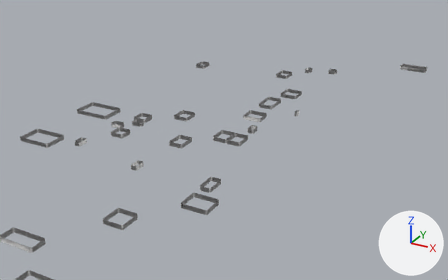
Two versions of the FBX model Assets/FBX/building_for_sale_barriers.fbx, one commit apart.
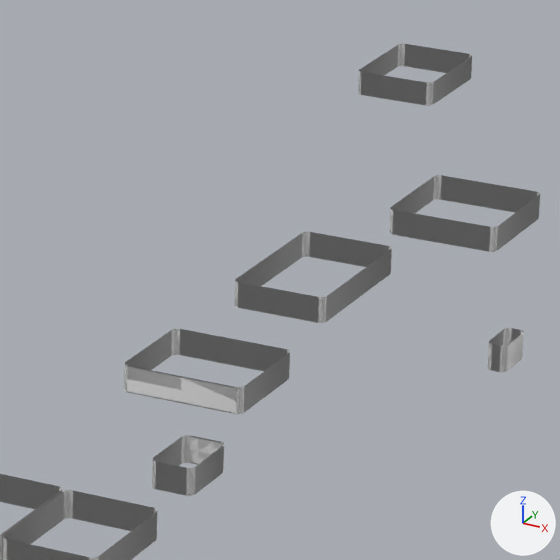
Each version is shown from a camera (50 mm lens) standing at (143.3, -250.4, 117.1) and looking at (-0.5, 11.1, -13.6), then close up on the part from 50% to 68% of the width and 23% to 51% of the height. Every picture has the same lights, and +X, +Y and +Z are marked at lower right. Where no turn or scale is listed for an object, it has been applied to the vertices. Vertices at the same position are counted once.

Objects in the first close-up: 'boncafe_for_sale_barrier', 'la_municipalidad_for_sale_barrier', 'malacateco_for_sale_barrier', 'morazan_for_sale_barrier', 'parque_for_sale_barrier', 'san_isidrofor_sale_barrier', 'santa_luciafor_sale_barrier', 'starbus_for_sale_barrier'.
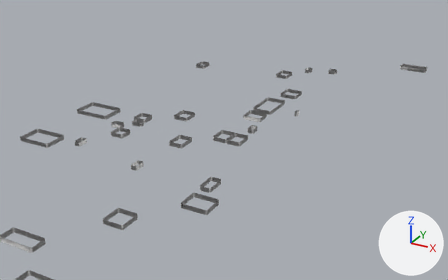
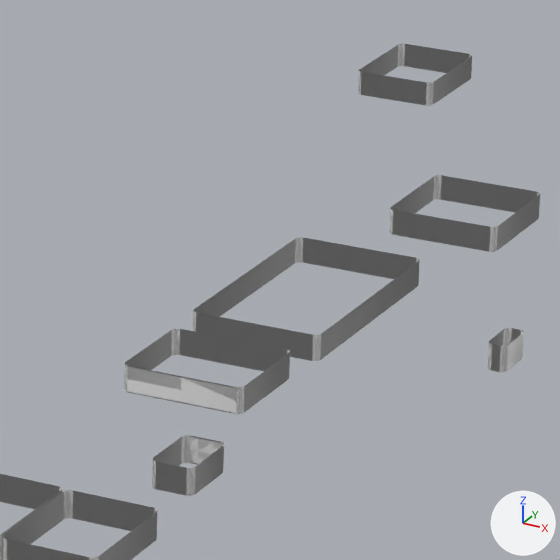
Boxes [x1, y1, x2, y2] around the edits, measured in the close-ups (560 x 560 px; the box of a moved part takes in the faces that stretch with it):
'parque_for_sale_barrier', reshaped, moved (44% wider, 36% taller)
    before: [235, 232, 392, 323]
    after: [193, 237, 420, 361]
part 1 of me_cube_263, moved or reshaped
    before: [235, 281, 238, 308]
    after: [193, 311, 196, 332]
part 2 of me_cube_263, moved or reshaped
    before: [235, 232, 389, 286]
    after: [193, 237, 416, 317]
part 3 of me_cube_263, moved or reshaped
    before: [238, 249, 392, 323]
    after: [196, 261, 419, 361]

The change, as a diff of the scene's bpy script:
```diff
--- a/Assets/FBX/building_for_sale_barriers.fbx.py
+++ b/Assets/FBX/building_for_sale_barriers.fbx.py
@@ me_cube_263 @@
 me_cube_263.from_pydata(...)  # 96 vertices, 72 faces; spans x -3.68..3.68, y -6.22..6.22, z -1.0..1.01
 # used by ob_parque_for_sale_barrier; location = (15.48, 32.5, 2.93)
+# me_cube_263 part 1: all 24 vertices in x -3.68..-3.25, y -6.22..-5.79, z -1.0..1.01 are moved by (-2.77, -5.76, 0.0)
+# me_cube_263 part 2: all 24 vertices in x -3.68..-3.25, y 5.79..6.22, z -1.0..1.01 are moved by (-2.77, 0.0, 0.0)
+# me_cube_263 part 3: all 24 vertices in x 3.25..3.68, y -6.22..-5.79, z -1.0..1.01 are moved by (0.0, -5.76, 0.0)
@@ ob_parque_for_sale_barrier @@
 ob_parque_for_sale_barrier = bpy.data.objects.new('parque_for_sale_barrier', me_cube_263)
-ob_parque_for_sale_barrier.location = (15.48, 32.5, 2.93)
+ob_parque_for_sale_barrier.location = (18.34, 31.12, 2.93)
```
